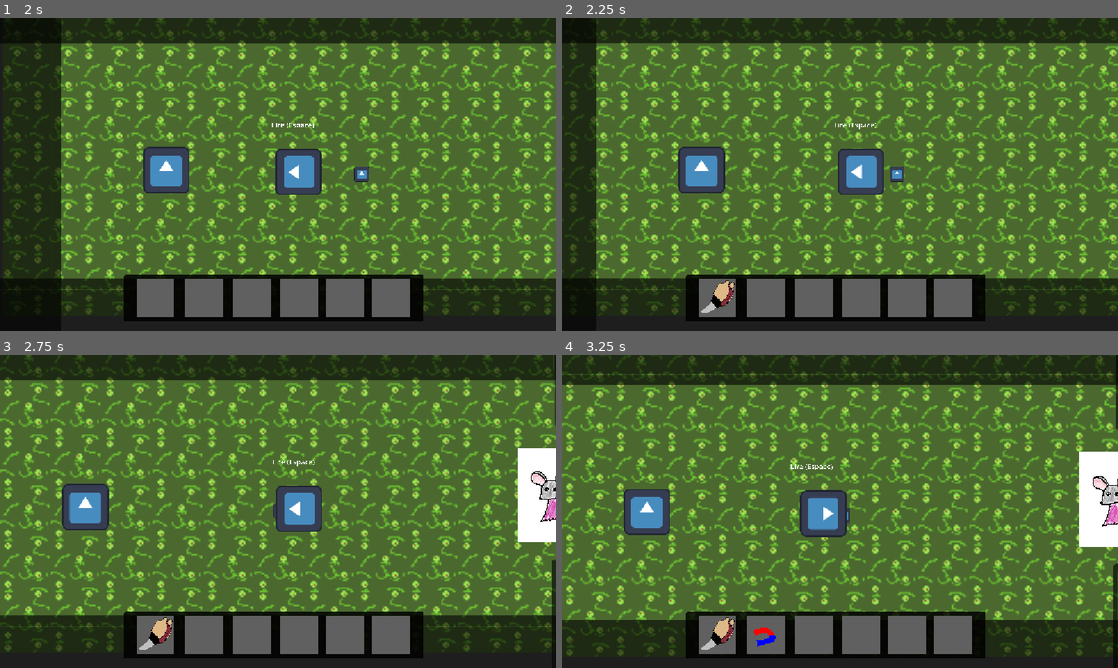
Above: before the commit, frames 1-4 (two rows, left to right).
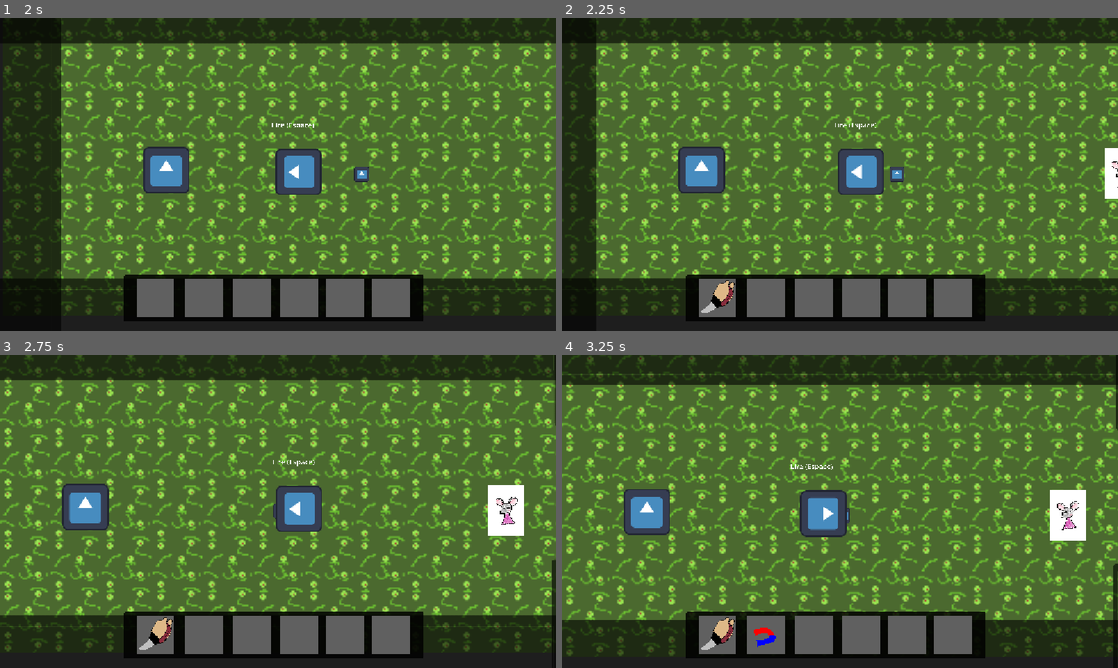
Above: after the commit, the same moments.

Repository: ygrecky/GameJam1
Game: Godot game, scene res://scenes/game_controller.tscn
Same seed, same stepped clock (60 frames per second), same inputs: the game is played once before the commit and once after it. The engine's default icon, where the game draws it, is replaced by a stand-in: a white triangle on a blue panel in a dark square.
Inputs (mouse positions are in pixels of both pictures, inside the frame that each line leads up to):
- Up to frame 1 (2 s): click (278, 215) at 0.5 s; tap Enter (ui_accept) at 1.25, 1.35, 1.52, 1.82 s; hold Right (right) from 1.28 s (still down)
- Up to frame 2 (2.25 s): keep holding Right (right); tap 1 (Slot 1) at 2.1 s
- Up to frame 3 (2.75 s): keep holding Right (right); tap Enter (ui_accept) at 2.27, 2.3, 2.57 s
- Up to frame 4 (3.25 s): release Right (right) at 2.78 s; hold Left (left) from 2.78 s (still down); hold 2 (Slot 2) from 2.78 s (still down); tap Enter (ui_accept) at 3.05 s

Frame 1 is identical in both runs. In frame 2, 0.4% of the frame differs, in the area x 97-100%, y 41-58%; in frame 3, 2.8%; in frame 4, 2.8%, in the area x 87-100%, y 30-62%.

Commit message:
fin de vie des pnjs

Diff:
--- a/scenes/Levels/Forêt.tscn
+++ b/scenes/Levels/Forêt.tscn
@@ -7,22 +7,7 @@
 [ext_resource type="PackedScene" uid="uid://cbrakomq1kfn3" path="res://scenes/tp_zone.tscn" id="4_xcmwi"]
 [ext_resource type="PackedScene" uid="uid://b4q1fjw45e8nh" path="res://scenes/Decoration/sol.tscn" id="5_lowvy"]
 [ext_resource type="PackedScene" uid="uid://c85teiosuenrx" path="res://scenes/pnj.tscn" id="6_twwjl"]
-[ext_resource type="Script" uid="uid://dbkwm5rarlq06" path="res://scripts/boite_texte.gd" id="7_epbjm"]
-
-[sub_resource type="PackedScene" id="PackedScene_qocma"]
-_bundled = {
-"conn_count": 1,
-"conns": PackedInt32Array(1073741831, 1073741830, 37, 36, 2, 0, 0),
-"editable_instances": [],
-"id_paths": [PackedInt32Array(), PackedInt32Array(), PackedInt32Array(), PackedInt32Array(), PackedInt32Array(), PackedInt32Array(), PackedInt32Array(), PackedInt32Array()],
-"names": PackedStringArray("TextBox", "CanvasLayer", "script", "Control", "Control", "layout_mode", "anchor_top", "anchor_right", "anchor_bottom", "offset_left", "offset_top", "offset_right", "offset_bottom", "VBoxContainer", "VBoxContainer", "layout_mode", "anchors_preset", "anchor_right", "anchor_bottom", "grow_horizontal", "grow_vertical", "alignment", "SpriteCharacter", "Sprite2D", "position", "Name", "Label", "layout_mode", "Text", "Label", "layout_mode", "text", "Button", "Button", "layout_mode", "text", "Next", "button_down"),
-"node_count": 7,
-"node_ids": PackedInt32Array(1665444524, 805666904, 1729559496, 16664767, 447514456, 740199049, 1800235023),
-"node_paths": [NodePath("."), NodePath("./Control"), NodePath("./Control/VBoxContainer"), NodePath("./Control/VBoxContainer"), NodePath("./Control/VBoxContainer"), NodePath("./Control/VBoxContainer"), NodePath("."), NodePath("Control/VBoxContainer/Button")],
-"nodes": PackedInt32Array(-1, -1, 1, 0, -1, 1, 2, 0, 0, 1073741824, 0, 4, 3, -1, 8, 5, 1, 6, 2, 7, 3, 8, 4, 9, 5, 10, 6, 11, 7, 12, 8, 0, 1073741825, 0, 14, 13, -1, 7, 15, 9, 16, 10, 17, 11, 18, 12, 19, 13, 20, 14, 21, 15, 0, 1073741826, 0, 23, 22, -1, 1, 24, 16, 0, 1073741827, 0, 26, 25, -1, 1, 27, 17, 0, 1073741828, 0, 29, 28, -1, 2, 30, 18, 31, 19, 0, 1073741829, 0, 33, 32, -1, 2, 34, 20, 35, 21, 0),
-"variants": [ExtResource("7_epbjm"), 3, 0.71500003, 1.0, 1.006, 3.0, -465.32, 1.0, 0.11199951, 1, 15, 1.0, 1.0, 2, 2, 2, Vector2(140, 471), 2, 2, "eiércgieérlczliebclcwzihrvucihrz", 2, "Next"],
-"version": 3
-}
+[ext_resource type="Script" uid="uid://uhnbr4rrjc57" path="res://scripts/pnj_départ.gd" id="8_epbjm"]
 
 [node name="Forêt" type="Node2D" unique_id=1533303300]
 
@@ -71,7 +56,6 @@
 rotation = 1.5707964
 
 [node name="pnj" parent="." unique_id=281381040 instance=ExtResource("6_twwjl")]
-position = Vector2(1123, -39)
-scale = Vector2(1.86, 1.86)
-text_box = SubResource("PackedScene_qocma")
-image_link = "res://assets/Personnages/souris.jpg"
+position = Vector2(999, 5)
+script = ExtResource("8_epbjm")
+image_link = ""
--- a/scripts/boite_texte.gd
+++ b/scripts/boite_texte.gd
@@ -71,7 +71,7 @@
 	sprite.texture = sprite2
 	sprite.scale = Vector2(0.05,0.05)
 
-	print(sprite)
+
 
 
 
--- a/scripts/pnj.gd
+++ b/scripts/pnj.gd
@@ -1,6 +1,9 @@
 extends CharacterBody2D
 class_name Pnj
+
 @export var text_box: PackedScene
+
+
 var pnj_name = "Grand Maistre"
 var dialogue = ["Bonjour ","Comment vas tu?","QuOIIIIIIIIIIII","CIAO"]
 var direction_x = -1
--- a/scripts/pnj_départ.gd
+++ b/scripts/pnj_départ.gd
@@ -1,25 +1,38 @@
-extends CharacterBody2D
+extends Pnj
+class_name Pnj_depart
 
 
-const SPEED = 300.0
-const JUMP_VELOCITY = -400.0
+var se_deplace = false
+
+func ending_func() :
+	$CollisionShape2D.disabled = true
+	se_deplace = true
 
 
-func _physics_process(delta: float) -> void:
-	# Add the gravity.
-	if not is_on_floor():
-		velocity += get_gravity() * delta
 
-	# Handle jump.
-	if Input.is_action_just_pressed("ui_accept") and is_on_floor():
-		velocity.y = JUMP_VELOCITY
 
-	# Get the input direction and handle the movement/deceleration.
-	# As good practice, you should replace UI actions with custom gameplay actions.
-	var direction := Input.get_axis("ui_left", "ui_right")
-	if direction:
-		velocity.x = direction * SPEED
-	else:
-		velocity.x = move_toward(velocity.x, 0, SPEED)
+func talk_to():
+	print(self)
+	var bdd = text_box.instantiate()
+	bdd.speakerPnj = self
+	bdd.dialogue = dialogue
+	bdd.speaker2 = pnj_name
+	bdd.sprite2 = $Sprite2D.texture
+	Global.game_controller.current_2d_scene.add_child.call_deferred(bdd)
+	bdd.ending_func = ending_func
 
-	move_and_slide()
+
+
+func _ready() -> void:
+	image_link = "res://assets/Personnages/souris.jpg"
+	sprite.texture = load(image_link)
+	var speed = 75
+
+func _physics_process(_delta: float) -> void :
+
+	if se_deplace :
+		velocity = Vector2(1, 0) * speed
+		move_and_slide()
+
+		if self.position.x > 1500 :
+			self.queue_free()
